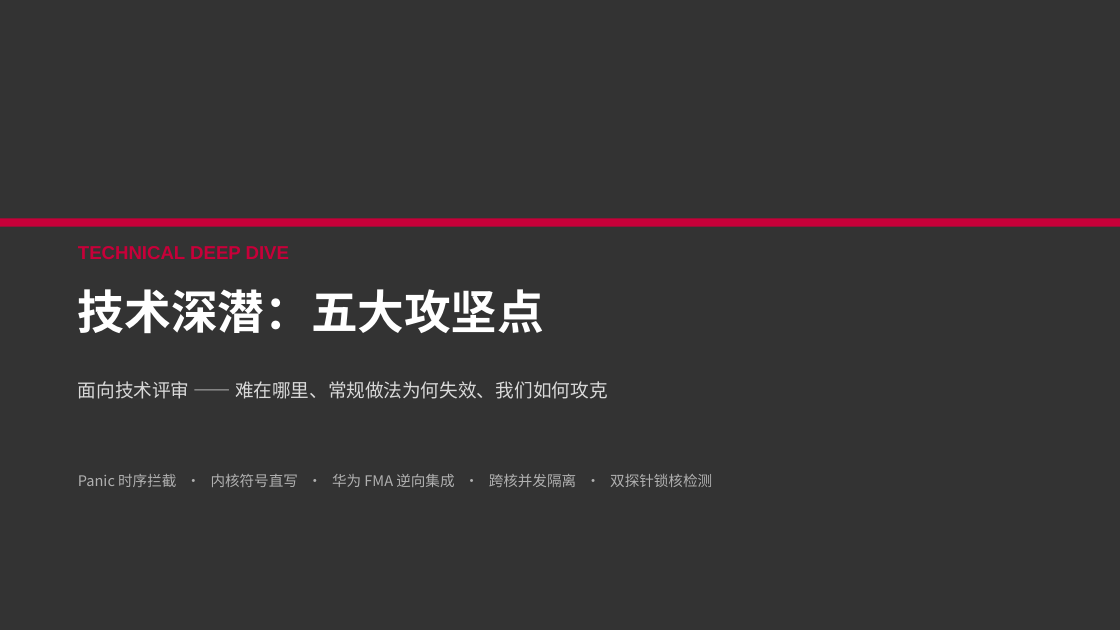
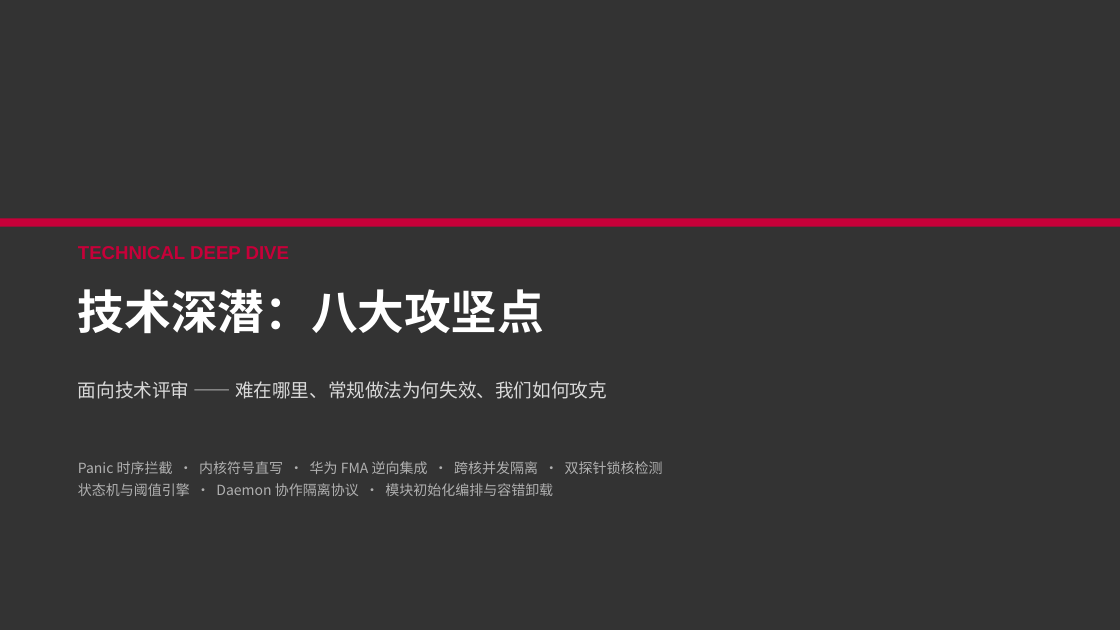
Before and after one commit to zengxi0302/cpu_core_isolate, a slide deck: slide 8 of docs/CFI_华为云_汇报材料.pptx. Drawn at 1120x630 pixels with LibreOffice and Linux fonts; fonts in the diff are those of the drawing. Boxes give left, top, right and bottom in pixels: in the first picture for what was removed or moved away, otherwise in the second. Text is boxed around its words. In the diff, an @@ line names an element or a change of style, - is before the commit and + after.

```diff
--- a/docs/CFI_华为云_汇报材料.pptx
+++ b/docs/CFI_华为云_汇报材料.pptx
@@ text at (78,289,544,333): text changed @@
-技术深潜：五大攻坚点
+技术深潜：八大攻坚点
@@ text "Panic 时序拦截 · 内核符号直写 · ...": place and size @@
-text "Panic 时序拦截 · 内核符号直写 · ..." at (78,474,712,487)
+text "Panic 时序拦截 · 内核符号直写 · ..." at (78,461,663,496)
@@ text at (78,461,663,474): size 12.5 to 12 pt in "Panic 时序拦截 · 内核符号直写 · 华为 FMA ..."; line spacing 1 to 1.3 @@
@@ text at (78,483,553,496): paragraph added @@
+状态机与阈值引擎 · Daemon 协作隔离协议 · 模块初始化编排与容错卸载
```
Also in this commit, not shown: 1 other slide changed, 3 slides added.
